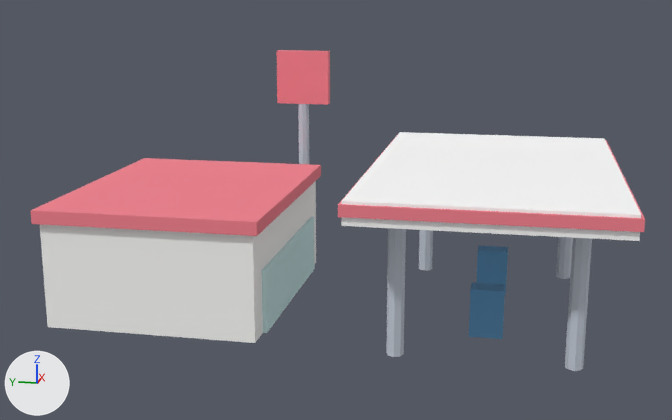
What one commit did to the glTF model assets/models/generic/petrol_station.glb.
Camera for both pictures: a camera (50 mm lens) standing at (-34.9, -6.9, 12.5) and looking at (-0.2, 0.0, 3.8). The lights are fixed; the arrows at lower left show +X, +Y and +Z. The older version comes first. Where no turn or scale is listed for an object, it has been applied to the vertices.

Names of what the first picture shows: 'petrol_station_garda_blue', 'petrol_station_glass', 'petrol_station_metal', 'petrol_station_offwhite', 'petrol_station_red', 'petrol_station_white'.
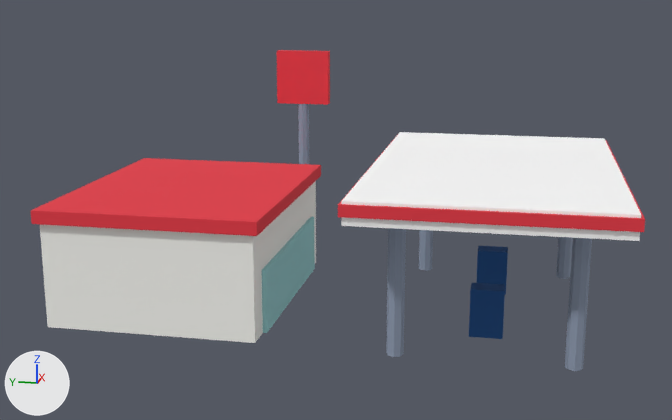
The change, as a diff of the scene's bpy script:
```diff
--- a/assets/models/generic/petrol_station.glb.py
+++ b/assets/models/generic/petrol_station.glb.py
@@ mat_glass @@
 mat_glass = principled_material('glass')
-mat_glass.base_color = (0.604, 0.82, 0.831)  # pale blue #cceaeb
+mat_glass.base_color = (0.323, 0.638, 0.658)  # cyan #9ad1d4
 mat_glass.roughness = 1.0
@@ mat_red @@
 mat_red = principled_material('red')
-mat_red.base_color = (0.902, 0.224, 0.275)  # pink #f4828f
+mat_red.base_color = (0.791, 0.0409, 0.0612)  # red #e63946
 mat_red.roughness = 1.0
@@ mat_metal @@
 mat_metal = principled_material('metal')
-mat_metal.base_color = (0.553, 0.6, 0.682)  # light grey #c4cbd7
+mat_metal.base_color = (0.266, 0.319, 0.423)  # greyish blue #8d99ae
 mat_metal.roughness = 1.0
@@ mat_garda_blue @@
 mat_garda_blue = principled_material('garda_blue')
-mat_garda_blue.base_color = (0.114, 0.306, 0.537)  # blue #5f96c2
+mat_garda_blue.base_color = (0.0123, 0.0762, 0.25)  # blue #1d4e89
 mat_garda_blue.roughness = 1.0
```

Location of each change, [x1, y1, x2, y2] in pixels of the pictures (672 x 420 px):
'petrol_station_red', recoloured (pink to red): [30, 50, 645, 236] in both
'petrol_station_metal', recoloured: [298, 104, 592, 371] in both
'petrol_station_glass', recoloured (pale blue to cyan): [262, 217, 315, 333] in both
'petrol_station_garda_blue', recoloured (darker): [469, 246, 508, 339] in both
